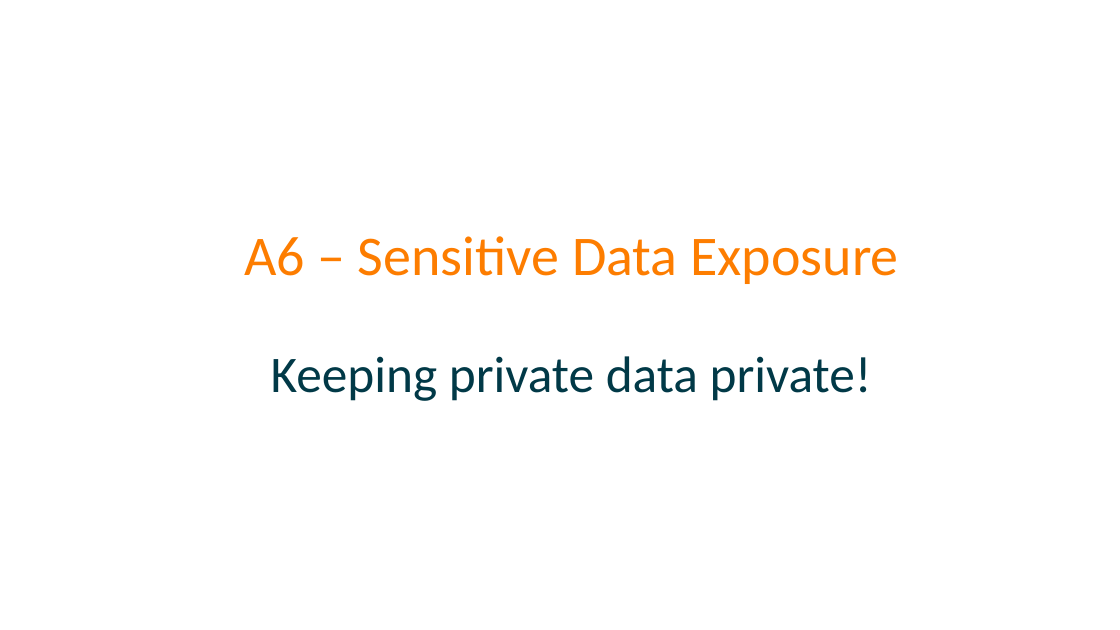
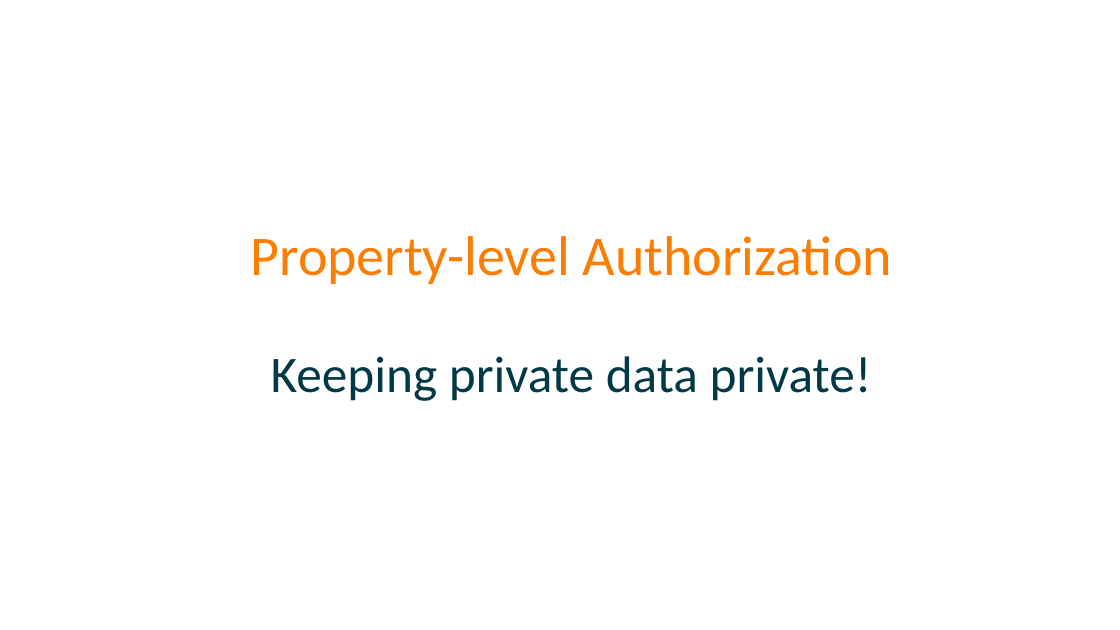
Before and after one commit to spetryjohnson/Talk---Dont-Write-Secure-Code-Design-Secure-Systems, a slide deck: slide 50 of Secure Systems - CodeMash 2017.pptx (slide 40 before the commit). Drawn at 1120x630 pixels with LibreOffice and Linux fonts; fonts in the diff are those of the drawing. Boxes give left, top, right and bottom in pixels: in the first picture for what was removed or moved away, otherwise in the second. Text is boxed around its words. In the diff, an @@ line names an element or a change of style, - is before the commit and + after.

```diff
--- a/Secure Systems - CodeMash 2017.pptx
+++ b/Secure Systems - CodeMash 2017.pptx
@@ title at (251, 236, 892, 401): text changed; size 44 to 48 pt; text colour #013947 to #FD7D00 @@
-A6 – Sensitive Data Exposure
-Keeping private data private!
+Property-level Authorization
+Keeping private data private!
```
Also in this commit, not shown: 8 other slides changed, 8 slides added, 4 slides removed, 1 other file.
